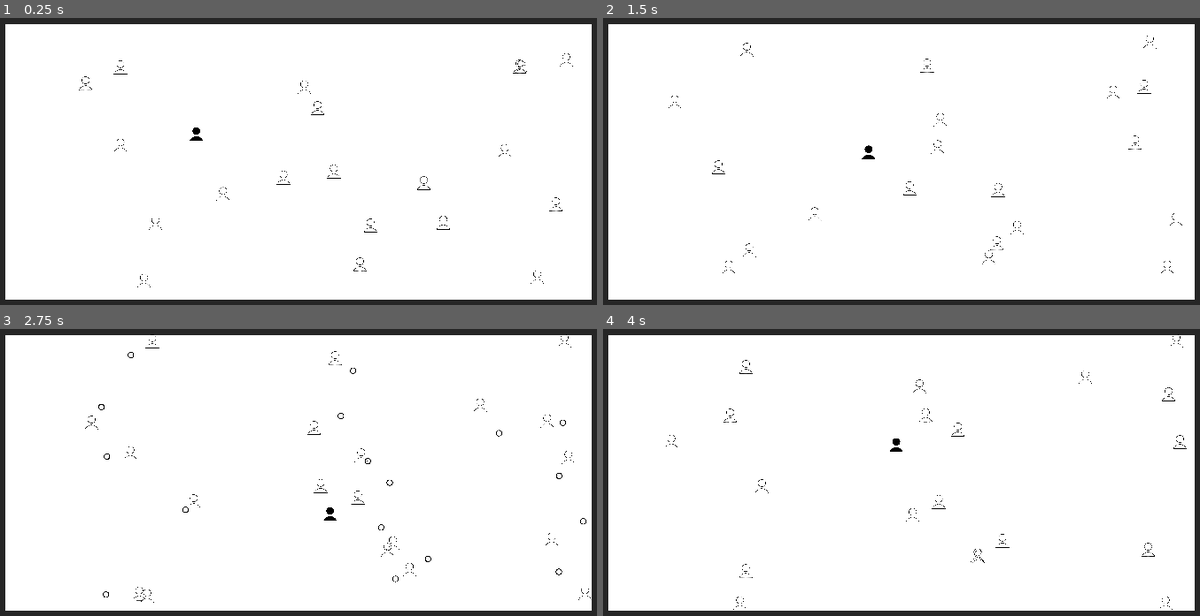
Above: before the commit, frames 1-4 (two rows, left to right).
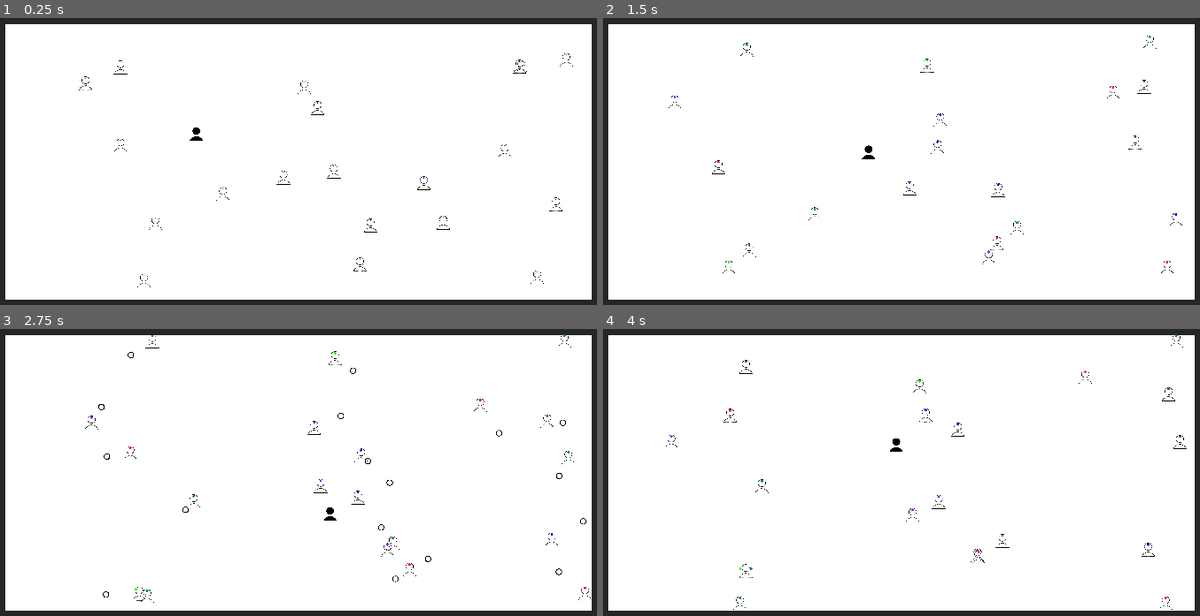
Above: after the commit, the same moments.

Repository: haihala/mankind-knew
Game: Godot game, scene res://world.tscn
The game is run twice, just before and just after one commit, with the same random seed, the same clock (stepped at 60 frames per second) and the same inputs.
Inputs:
- Up to frame 1 (0.25 s): no input
- Up to frame 2 (1.5 s): hold D (move_right) 0.53-1.28 s; tap Space (interact) at 0.6, 1.35 s; hold S (move_down) from 1.28 s (still down)
- Up to frame 3 (2.75 s): release S (move_down) at 2.03 s; hold D (move_right) from 2.03 s (still down); tap Space (interact) at 2.1 s
- Up to frame 4 (4 s): release D (move_right) at 2.78 s; hold W (move_up) 2.78-3.53 s; tap Space (interact) at 2.85, 3.6 s; hold A (move_left) from 3.53 s (still down)

The runs differ from the first frame. In frame 1, less than 0.1% of the frame differs, in the area x 14-95%, y 12-90%; in frame 2, less than 0.1%; in frame 3, less than 0.1%; in frame 4, less than 0.1%, in the area x 11-97%, y 1-95%.

Commit message:
Initial NPC belief visualization

Diff:
--- a/godot-project/end_screen.tscn
+++ b/godot-project/end_screen.tscn
@@ -3,7 +3,7 @@
 [ext_resource type="Script" path="res://end_screen.gd" id="1_shlek"]
 [ext_resource type="Material" uid="uid://064ebc0mva2j" path="res://blur.tres" id="1_xxevj"]
 [ext_resource type="Theme" uid="uid://drfgb57o0sofj" path="res://theme.tres" id="3_i08cu"]
-[ext_resource type="Script" path="res://belief_visualization.gd" id="4_v3ft8"]
+[ext_resource type="Script" path="res://population_belief_visualization.gd" id="4_v3ft8"]
 
 [sub_resource type="Animation" id="Animation_rpuup"]
 length = 0.001
--- a/godot-project/npc.gd
+++ b/godot-project/npc.gd
@@ -2,6 +2,7 @@
 class_name NPC
 
 enum Belief {RED, GREEN, BLUE, PURPLE, TEAL}
+static var colors = [Color.RED, Color.GREEN, Color.BLUE, Color.PURPLE, Color.TEAL]
 
 @export var projectile_scene: PackedScene
 @export var speed: float = 50
@@ -12,6 +13,10 @@
 var total_belief: float = 0
 
 func _ready() -> void:
+	assert(colors.size() == Belief.values().size())
+
+	for belief in Belief.values():
+		beliefs[belief] = 0
 	add_belief(Belief.values().pick_random(), Projectile.size)
 	update_decisions()
 
--- a/godot-project/npc.tscn
+++ b/godot-project/npc.tscn
@@ -1,10 +1,34 @@
-[gd_scene load_steps=5 format=3 uid="uid://ddjdvmj3ommdu"]
+[gd_scene load_steps=13 format=3 uid="uid://ddjdvmj3ommdu"]
 
 [ext_resource type="Script" path="res://npc.gd" id="1_f8a8o"]
 [ext_resource type="PackedScene" uid="uid://ddly54cbm84af" path="res://projectile.tscn" id="2_rifn1"]
 [ext_resource type="Texture2D" uid="uid://dsmfh4rp5r5db" path="res://person-hollow.png" id="2_sq8hf"]
+[ext_resource type="Script" path="res://npc_belief_visualizer.gd" id="4_ggpmd"]
+[ext_resource type="Shader" path="res://npc_belief_visualization.gdshader" id="5_2lq31"]
 
 [sub_resource type="CircleShape2D" id="CircleShape2D_j8cp6"]
+
+[sub_resource type="ShaderMaterial" id="ShaderMaterial_vgb0c"]
+shader = ExtResource("5_2lq31")
+shader_parameter/color = Color(1, 0, 0, 1)
+
+[sub_resource type="CanvasTexture" id="CanvasTexture_mpo78"]
+
+[sub_resource type="ShaderMaterial" id="ShaderMaterial_8pklu"]
+shader = ExtResource("5_2lq31")
+shader_parameter/color = Color(1, 0, 0, 1)
+
+[sub_resource type="ShaderMaterial" id="ShaderMaterial_8gu66"]
+shader = ExtResource("5_2lq31")
+shader_parameter/color = Color(1, 0, 0, 1)
+
+[sub_resource type="ShaderMaterial" id="ShaderMaterial_bng6r"]
+shader = ExtResource("5_2lq31")
+shader_parameter/color = Color(1, 0, 0, 1)
+
+[sub_resource type="ShaderMaterial" id="ShaderMaterial_0g0s1"]
+shader = ExtResource("5_2lq31")
+shader_parameter/color = Color(1, 0, 0, 1)
 
 [node name="NPC" type="CharacterBody2D" groups=["npc"]]
 collision_layer = 6
@@ -19,6 +43,42 @@
 scale = Vector2(0.05, 0.05)
 texture = ExtResource("2_sq8hf")
 
+[node name="BeliefVisualizer" type="Node2D" parent="."]
+rotation = 2.61799
+script = ExtResource("4_ggpmd")
+offset = 10.0
+dead_angle = 2.094
+
+[node name="Belief1" type="Sprite2D" parent="BeliefVisualizer"]
+material = SubResource("ShaderMaterial_vgb0c")
+scale = Vector2(20, 20)
+texture = SubResource("CanvasTexture_mpo78")
+
+[node name="Belief2" type="Sprite2D" parent="BeliefVisualizer"]
+material = SubResource("ShaderMaterial_8pklu")
+scale = Vector2(20, 20)
+texture = SubResource("CanvasTexture_mpo78")
+
+[node name="Belief3" type="Sprite2D" parent="BeliefVisualizer"]
+material = SubResource("ShaderMaterial_8gu66")
+scale = Vector2(20, 20)
+texture = SubResource("CanvasTexture_mpo78")
+
+[node name="Belief4" type="Sprite2D" parent="BeliefVisualizer"]
+material = SubResource("ShaderMaterial_bng6r")
+scale = Vector2(20, 20)
+texture = SubResource("CanvasTexture_mpo78")
+
+[node name="Belief5" type="Sprite2D" parent="BeliefVisualizer"]
+material = SubResource("ShaderMaterial_0g0s1")
+scale = Vector2(20, 20)
+texture = SubResource("CanvasTexture_mpo78")
+
+[node name="SmoothTimer" type="Timer" parent="BeliefVisualizer"]
+wait_time = 0.5
+one_shot = true
+autostart = true
+
 [node name="DecisionTimer" type="Timer" parent="."]
 autostart = true
 
--- /dev/null
+++ b/godot-project/npc_belief_visualization.gdshader
@@ -0,0 +1,12 @@
+shader_type canvas_item;
+
+uniform vec4 color : source_color;
+
+void fragment() {
+	vec2 centered = 2.0*(UV - vec2(0.5));
+	if (length(centered) < 1.0) {
+		COLOR = color;
+	} else {
+		COLOR.a = 0.0;
+	}
+}
--- /dev/null
+++ b/godot-project/npc_belief_visualizer.gd
@@ -0,0 +1,44 @@
+extends Node2D
+
+@export_range(0, 100) var offset: float
+@export_range(0, 30) var max_size: float = 20
+@export_range(0, 2*PI) var dead_angle: float
+var target: Dictionary
+var target_total: float
+var prev_target: Dictionary
+var prev_total: float
+
+@onready var total_angle = (2*PI)-dead_angle
+
+func _process(_delta: float) -> void:
+	if get_parent().beliefs != target:
+		retarget()
+
+	update_visual()
+
+func retarget() -> void:
+	prev_target = target.duplicate()
+	target = get_parent().beliefs.duplicate()
+
+	prev_total = target_total
+	target_total = get_parent().total_belief
+
+	$SmoothTimer.start()
+
+func update_visual() -> void:
+	# 0-1, 0 when near the end
+	var t = $SmoothTimer.time_left / $SmoothTimer.wait_time
+	var angle = 0
+	var total = prev_total * t + target_total * (1-t)
+	for belief in NPC.Belief.values():
+		var target_val = target.get(belief, 0)
+		var prev_val = prev_target.get(belief, 0)
+		# Lerp
+		var val = prev_val * t + target_val * (1-t)
+		var width = (val / total) * total_angle
+
+		var child = get_child(belief)
+		child.position = Vector2.from_angle(angle + width / 2) * offset
+		child.material.set_shader_parameter("color", NPC.colors[belief])
+		child.scale = Vector2(val*max_size, val*max_size)
+		angle += width
--- a/godot-project/belief_visualization.gd
+++ b/godot-project/population_belief_visualization.gd
@@ -1,13 +1,8 @@
 extends ColorRect
 
-var colors = [Color.RED, Color.GREEN, Color.BLUE, Color.PURPLE, Color.TEAL]
-var last_drawn = 0
 
 @onready var stats = get_tree().get_first_node_in_group("stats")
 @onready var spawner = get_tree().get_first_node_in_group("spawner")
-
-func _ready() -> void:
-	assert(colors.size() == NPC.Belief.values().size())
 
 func _draw() -> void:
 	var bar_width = size.x/stats.state_log.size()
@@ -23,10 +18,5 @@
 				bar_width,
 				height
 			)
-			draw_rect(rect, colors[belief])
+			draw_rect(rect, NPC.colors[belief])
 			bottom -= height
-
-func _process(_delta: float) -> void:
-	if last_drawn != stats.state_log.size():
-		last_drawn = stats.state_log.size()
-		queue_redraw()
